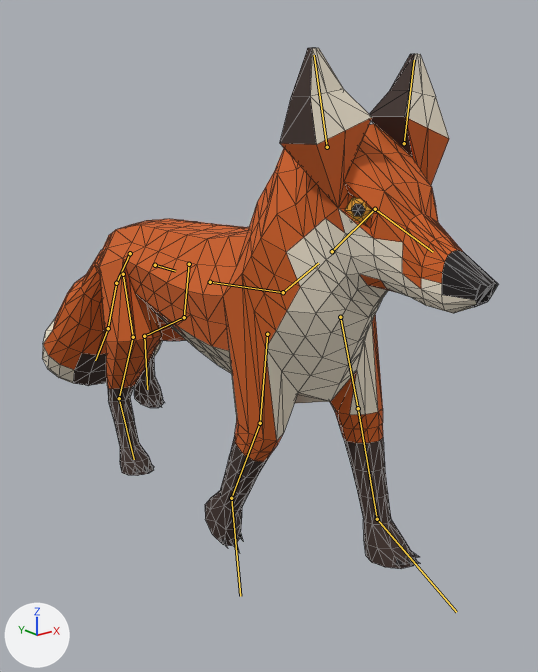
What one commit did to the glTF model creatures/experiments/boxmodel/abc/t7x/zoo/fox/stage4/fox.glb.
Camera for both pictures: a 50 mm lens placed at (-1.074, -1.59, 1.06), pointed at (0.106, -0.115, 0.469). Lighting does not change. The marker at lower left points along +X, +Y and +Z. The picture after the commit comes second. Both versions are drawn at frame 4 of the action 'move'; the numbers are the values there. The bones that change, and the others that lie on the model, are drawn over the model as lines. Mesh edges are drawn as thin lines.

The first picture shows 'body', 'piece_claws' and 1 more.
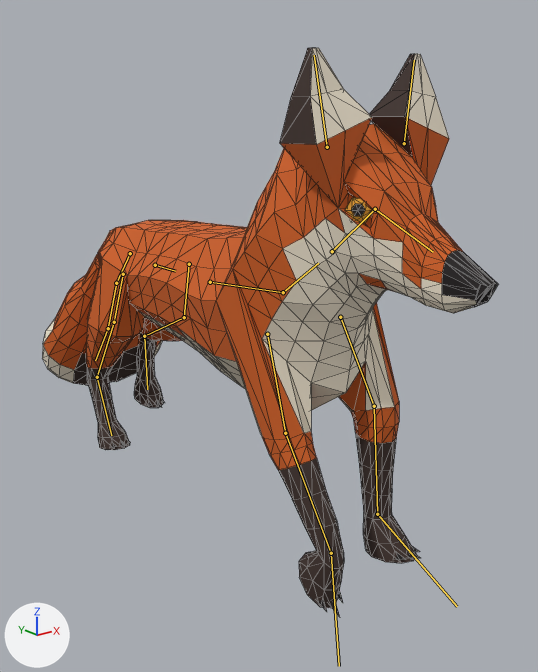
What changed in the scene script:
```text
Change bone_upperarm_l:
    where bone_upperarm_l = bpy.data.objects['rig'].pose.bones['upperarm.L']  # child of 'chest'
    bone_upperarm_l.rotation_quaternion: (0.994, 0.108, 0.0, 0.0) -> (0.972, 0.235, 0.0, 0.0)  # degrees (12, 0, 0) -> degrees (27, 0, 0)
Change bone_forearm_l:
    where bone_forearm_l = bpy.data.objects['rig'].pose.bones['forearm.L']  # child of 'upperarm.L'
    bone_forearm_l.rotation_quaternion: (1.0, 0.0, 0.0, 0.0) -> (0.974, -0.225, 0.0, 0.0)  # degrees (0, 0, 0) -> degrees (-26, 0, 0)
Change bone_paw_l:
    where bone_paw_l = bpy.data.objects['rig'].pose.bones['paw.L']  # child of 'forearm.L'
    bone_paw_l.rotation_quaternion: (1.0, 0.0, 0.0, 0.0) -> (0.995, 0.097, 0.0, 0.0)  # degrees (0, 0, 0) -> degrees (11, 0, 0)
Change bone_upperarm_r:
    where bone_upperarm_r = bpy.data.objects['rig'].pose.bones['upperarm.R']  # child of 'chest'
    bone_upperarm_r.rotation_quaternion: (0.994, -0.108, 0.0, 0.0) -> (0.995, 0.101, 0.0, 0.0)  # degrees (-12, 0, 0) -> degrees (12, 0, 0)
Change bone_forearm_r:
    where bone_forearm_r = bpy.data.objects['rig'].pose.bones['forearm.R']  # child of 'upperarm.R'
    bone_forearm_r.rotation_quaternion: (0.988, -0.152, 0.0, 0.0) -> (0.986, 0.164, 0.0, 0.0)  # degrees (-18, 0, 0) -> degrees (19, 0, 0)
Change bone_paw_r:
    where bone_paw_r = bpy.data.objects['rig'].pose.bones['paw.R']  # child of 'forearm.R'
    bone_paw_r.rotation_quaternion: (0.991, -0.131, 0.0, 0.0) -> (0.792, -0.611, 0.0, 0.0)  # degrees (-15, 0, 0) -> degrees (-75, 0, 0)
Change bone_thigh_r:
    where bone_thigh_r = bpy.data.objects['rig'].pose.bones['thigh.R']  # child of 'hips'
    bone_thigh_r.rotation_quaternion: (0.994, 0.108, 0.0, 0.0) -> (0.972, -0.235, -0.001, 0.009)  # degrees (12, 0, 0) -> degrees (-27, 0, 1)
Change bone_shin_r:
    where bone_shin_r = bpy.data.objects['rig'].pose.bones['shin.R']  # child of 'thigh.R'
    bone_shin_r.rotation_quaternion: (1.0, 0.0, 0.0, 0.0) -> (0.956, 0.291, 0.0, -0.022)  # degrees (0, 0, 0) -> degrees (34, 1, -2)
Change bone_foot_r:
    where bone_foot_r = bpy.data.objects['rig'].pose.bones['foot.R']  # child of 'shin.R'
    bone_foot_r.rotation_quaternion: (1.0, 0.0, 0.0, 0.0) -> (0.999, 0.049, 0.005, 0.006)  # degrees (0, 0, 0) -> degrees (6, 0, 1)
```

Changed parts and their boxes (x1, y1, x2, y2) in the pictures (538 x 672 px):
'body', posed (7% taller): before (42, 48, 498, 569); after (42, 48, 498, 608)
'piece_claws', posed (8% wider, 31% taller): before (135, 397, 420, 565); after (111, 397, 420, 617)
bone 'upperarm.L', root to tip: before (340, 317) to (358, 408); after (340, 317) to (374, 406)
bone 'forearm.L', root to tip: before (358, 408) to (377, 519); after (374, 406) to (377, 514)
bone 'paw.L', root to tip: before (377, 519) to (456, 612); after (377, 514) to (457, 606)
bone 'upperarm.R', root to tip: before (267, 334) to (260, 423); after (267, 334) to (285, 433)
bone 'forearm.R', root to tip: before (260, 423) to (231, 498); after (285, 433) to (331, 553)
bone 'paw.R', root to tip: before (231, 498) to (240, 596); after (331, 553) to (339, 666)
bone 'thigh.R', root to tip: before (123, 274) to (133, 337); after (123, 274) to (114, 322)
bone 'shin.R', root to tip: before (133, 337) to (119, 398); after (114, 322) to (97, 377)
bone 'foot.R', root to tip: before (119, 398) to (134, 459); after (97, 377) to (111, 435)
